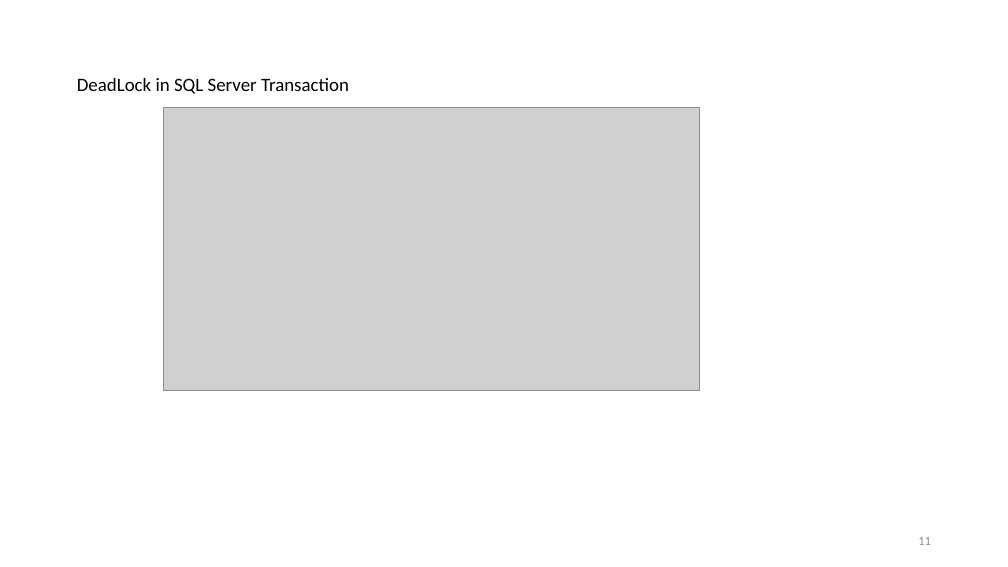
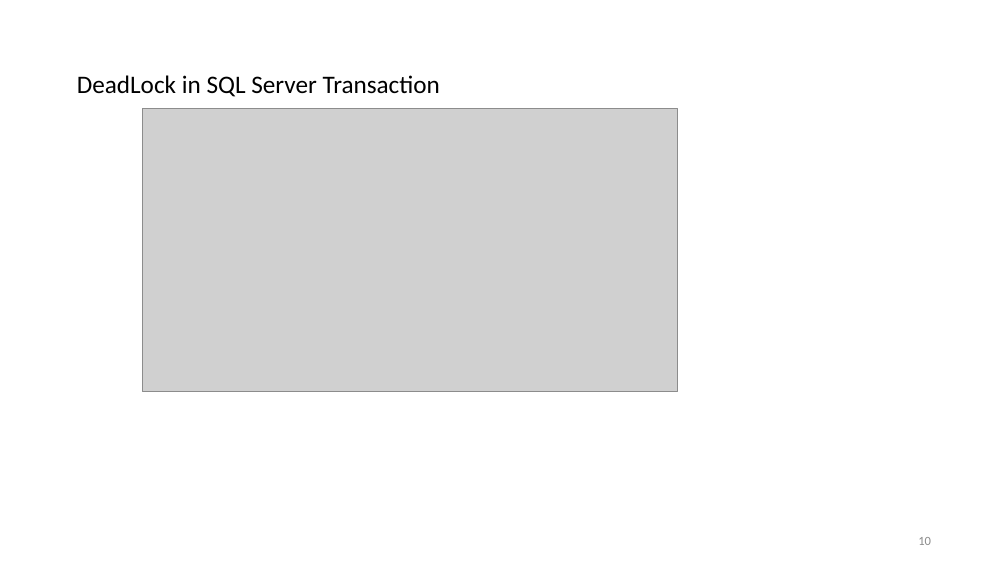
Before and after one commit to nashurgessa/DB-practices, a slide deck: slide 10 of Slides/transaction.pptx (slide 11 before the commit). Drawn at 1008x567 pixels with LibreOffice and Linux fonts; fonts in the diff are those of the drawing; grey boxes stand for pictures. Boxes give left, top, right and bottom in pixels: in the first picture for what was removed or moved away, otherwise in the second. Text is boxed around its words. In the diff, an @@ line names an element or a change of style, - is before the commit and + after.

```diff
--- a/Slides/transaction.pptx
+++ b/Slides/transaction.pptx
@@ title "DeadLock in SQL Server Transaction" at [77,75,440,97]: size 18 to 24 pt @@
@@ picture: place and size @@
-picture at [164,107,699,391]
+picture at [142,108,678,392]
@@ page number at [918,537,931,545]: text changed @@
-11
+10
```
Also in this commit, not shown: 13 other slides changed, 1 slide removed, 1 other file.
